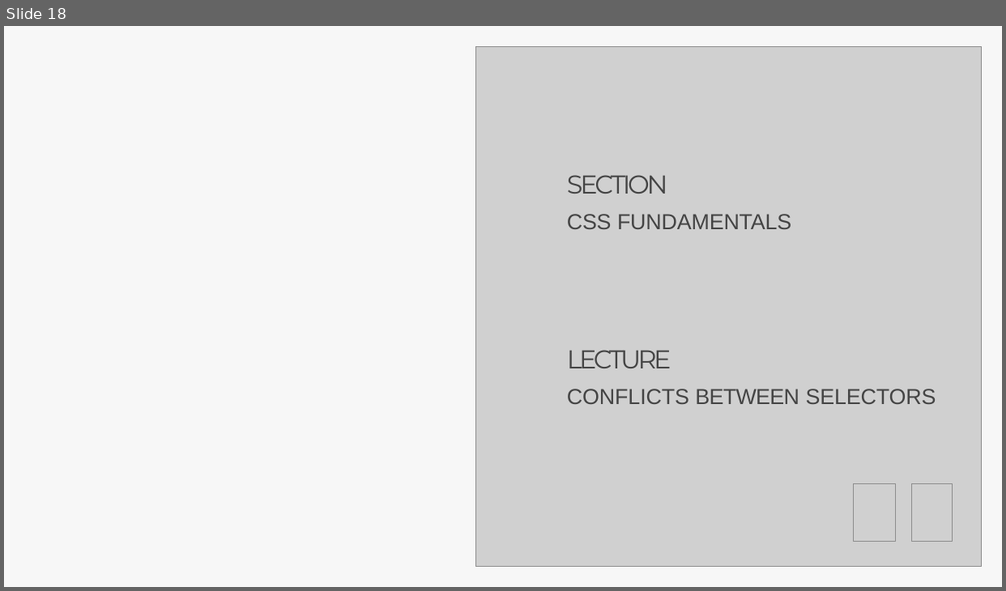
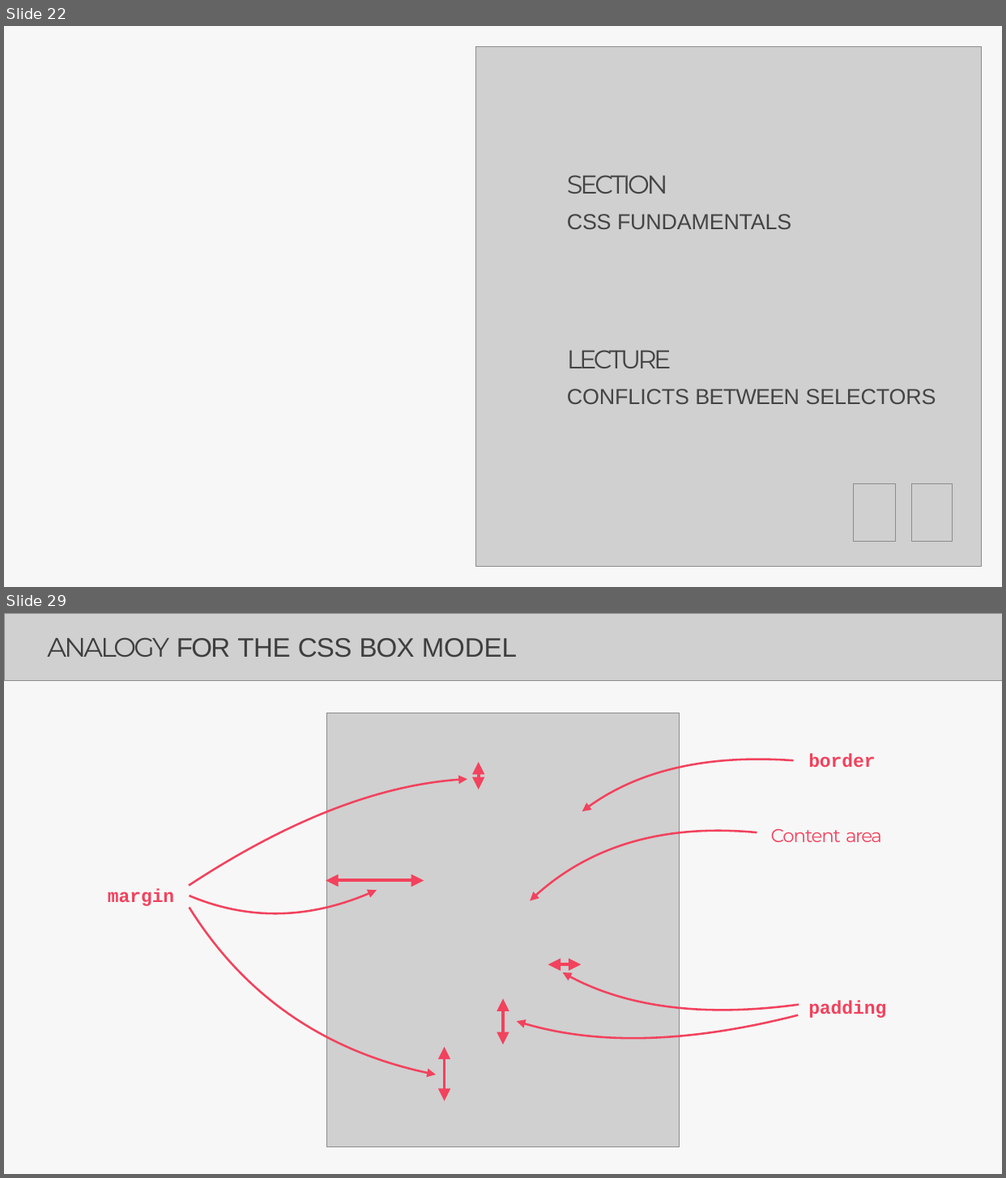
Before and after one commit to Aravindanchellam/UI-UX-Resources, a slide deck: LECTURE_HTML_CSS.pptx. Shown one above the other, each under a label of ours: slide 18 before the commit, slides 22 and 29 after it; the slides between them are not shown. The pictures are 1006x591 and 1006x1178 pixels, drawn with LibreOffice and Linux fonts; fonts in the diff are those of the drawing; grey boxes stand for pictures. Boxes give left, top, right and bottom in pixels: in the first picture for what was removed or moved away, otherwise in the second. Text is boxed around its words. In the diff, an @@ line names an element or a change of style, - is before the commit and + after.

```diff
--- a/LECTURE_HTML_CSS.pptx
+++ b/LECTURE_HTML_CSS.pptx
@@ slide 29 added at box(4, 613, 1002, 1174), background #FFFFFF; not listed: 1 template element that a slide beside it also shows @@
@@ picture added at box(4, 613, 1002, 680) @@
@@ title added at box(47, 637, 517, 658), 42.5 pt, text #3E3E3E @@
+ANALOGY FOR THE CSS BOX MODEL
@@ text added at box(771, 754, 882, 842), 29.5 pt, text #F2425D @@
+border
+Content area
@@ group added at box(326, 713, 798, 1147): 18 freeform shapes, 1 picture @@
@@ text added at box(108, 888, 174, 906), 29.5 pt, text #F2425D, bold @@
+margin
@@ text added at box(808, 1000, 886, 1018), 29.5 pt, text #F2425D, bold @@
+padding
@@ group added at box(189, 776, 467, 1077): 6 freeform shapes @@
@@ what was slide 18 is now slide 22 @@
```
Also in this commit, not shown: 2 slides changed, 34 other slides added.
